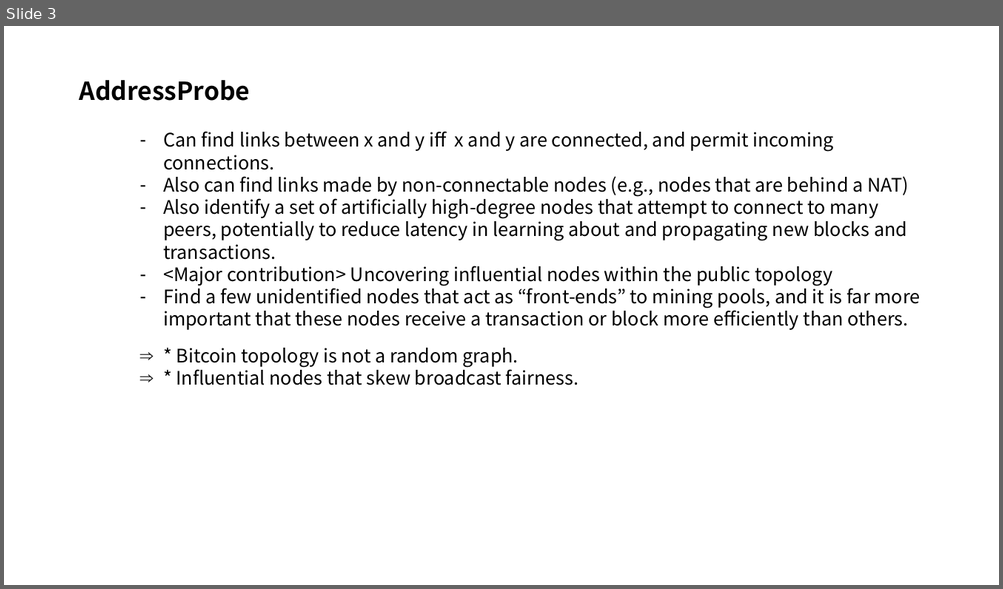
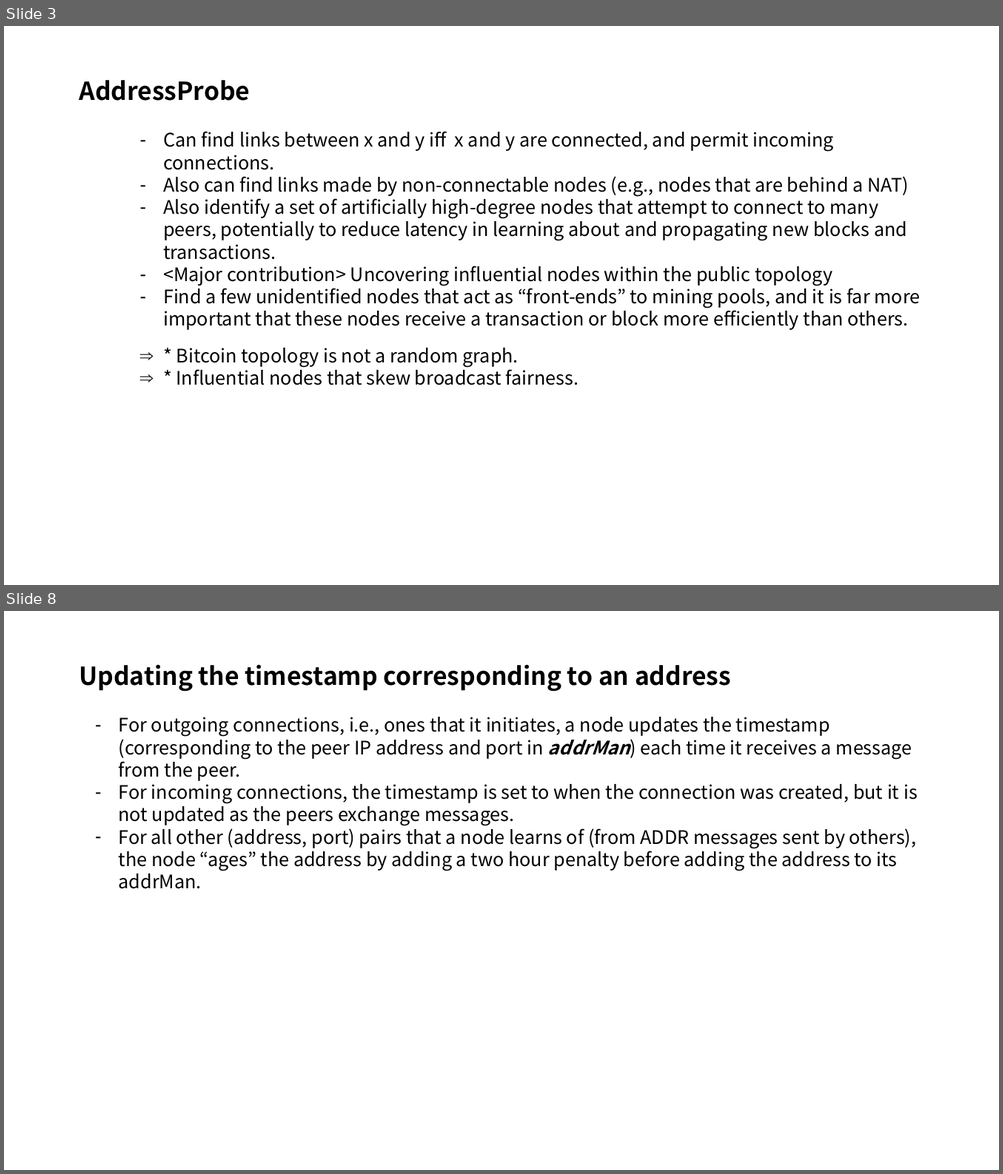
Before and after one commit to FelixSeol/paper, a slide deck: discovering/Discovering Bitcoin's Public topology.pptx. Shown one above the other, each under a label of ours: slide 3 before the commit, slides 3 and 8 after it; the slides between them are not shown. The pictures are 1003x589 and 1003x1174 pixels, drawn with LibreOffice and Linux fonts; fonts in the diff are those of the drawing. Boxes give left, top, right and bottom in pixels: in the first picture for what was removed or moved away, otherwise in the second. Text is boxed around its words. In the diff, an @@ line names an element or a change of style, - is before the commit and + after.

```diff
--- a/discovering/Discovering Bitcoin's Public topology.pptx
+++ b/discovering/Discovering Bitcoin's Public topology.pptx
@@ slide 8 added at bbox=[4, 611, 999, 1170], background #FFFFFF @@
@@ text added at bbox=[79, 664, 731, 691], 24 pt, text #000000, bold @@
+Updating the timestamp corresponding to an address
@@ text added at bbox=[119, 717, 917, 889], 18 pt, text #000000 @@
+– For outgoing connections, i.e., ones that it initiates, a node updates the timestamp (corresponding to the peer IP address and port in addrMan) each time it receives a message from the peer.
+– For incoming connections, the timestamp is set to when the connection was created, but it is not updated as the peers exchange messages.
+– For all other (address, port) pairs that a node learns of (from ADDR messages sent by others), the node “ages” the address by adding a two hour penalty before adding the address to its addrMan.
```
Also in this commit, not shown: 3 slides changed, 8 other slides added, 1 slide removed.
